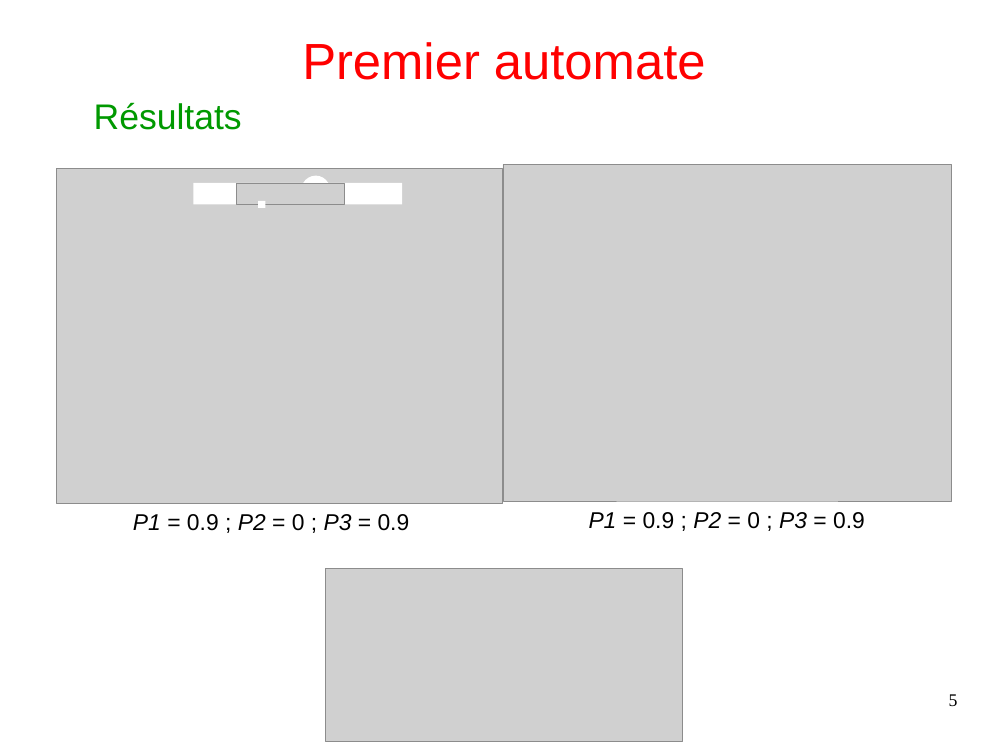
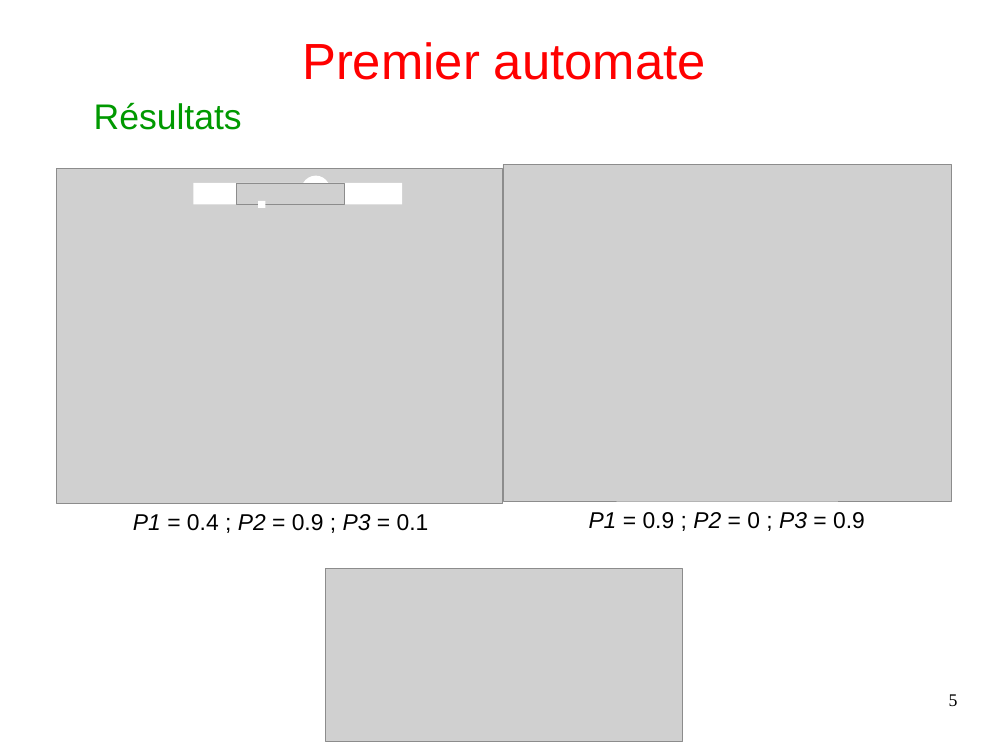
Before and after one commit to Arthurrre/TIPE_Automate, a slide deck: slide 5 of diapo/diapo_copie.odp. Drawn at 1008x756 pixels with LibreOffice and Linux fonts; fonts in the diff are those of the drawing; grey boxes stand for pictures. Boxes give left, top, right and bottom in pixels: in the first picture for what was removed or moved away, otherwise in the second. Text is boxed around its words. In the diff, an @@ line names an element or a change of style, - is before the commit and + after.

```diff
--- a/diapo/diapo_copie.odp
+++ b/diapo/diapo_copie.odp
@@ text at <box>133,514,429,531</box>: text changed @@
-P1 = 0.9 ; P2 = 0 ; P3 = 0.9
+P1 = 0.4 ; P2 = 0.9 ; P3 = 0.1
```
Also in this commit, not shown: 3 other slides changed, 2 slides added, 1 slide removed, 4 other files.
